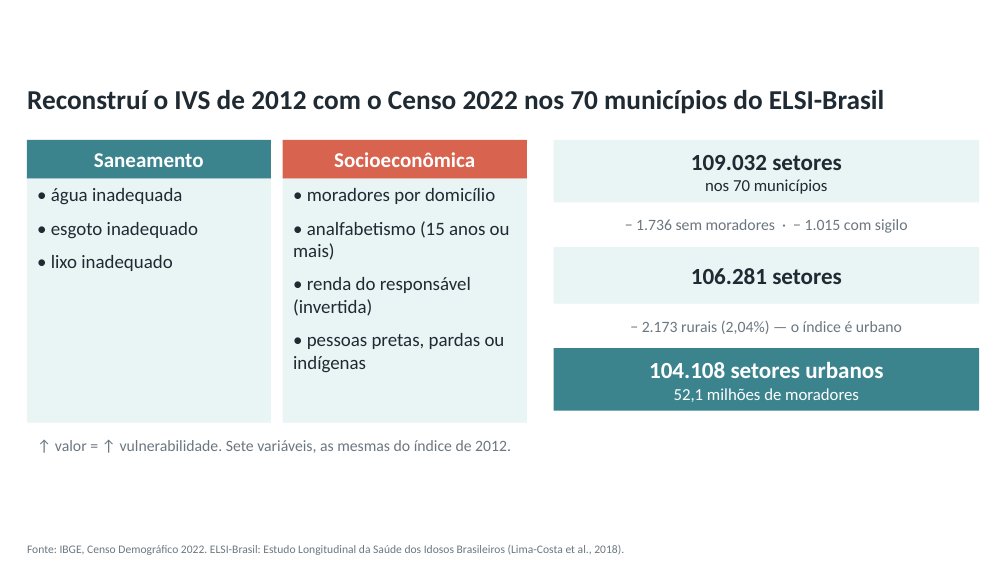
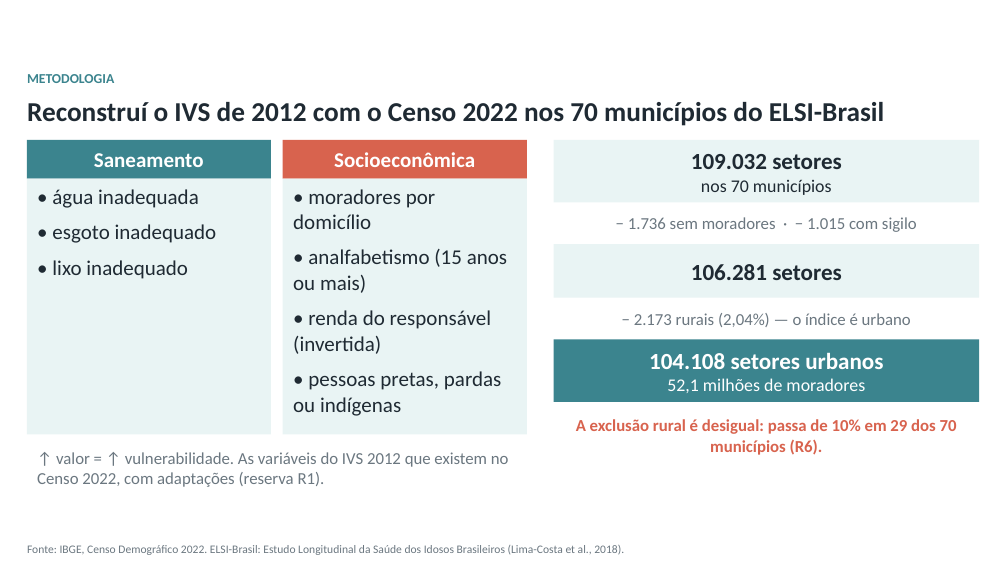
Before and after one commit to pedrinndias/Projeto_IVS_Censo, a slide deck: slide 4 of relatorio_parcial_raic/Apresentacao_Oral_RAIC_2026_Pedro.pptx. Drawn at 1008x567 pixels with LibreOffice and Linux fonts; fonts in the diff are those of the drawing; background and template pictures are left out. Boxes give left, top, right and bottom in pixels: in the first picture for what was removed or moved away, otherwise in the second. Text is boxed around its words. In the diff, an @@ line names an element or a change of style, - is before the commit and + after.

```diff
--- a/relatorio_parcial_raic/Apresentacao_Oral_RAIC_2026_Pedro.pptx
+++ b/relatorio_parcial_raic/Apresentacao_Oral_RAIC_2026_Pedro.pptx
@@ text "Reconstruí o IVS de 2012 ...": place and size @@
-text "Reconstruí o IVS de 2012 ..." at (27,90,884,114)
+text "Reconstruí o IVS de 2012 ..." at (27,102,884,126)
@@ text added at (27,74,114,83), 13 pt, text #3B848E, bold @@
+METODOLOGIA
@@ rectangle "• água inadequada": place and size @@
-rectangle "• água inadequada" at (26,178,271,423)
+rectangle "• água inadequada" at (26,178,271,435)
@@ rectangle "• água inadequada" at (26,178,271,435): size 18 to 20 pt @@
@@ rectangle "• moradores por domicílio" at (283,178,527,435): size 18 to 20 pt @@
@@ rectangle "• moradores por domicílio": place and size @@
-rectangle "• moradores por domicílio" at (283,178,527,423)
+rectangle "• moradores por domicílio" at (283,178,527,435)
@@ text in rectangle at (701,179,832,195): size 16 to 17 pt in "nos 70 municípios" @@
@@ text "− 1.736 sem moradores · ..." at (628,217,917,232): size 15 to 16 pt @@
@@ rectangle "106.281 setores": place and size @@
-rectangle "106.281 setores" at (554,247,979,304)
+rectangle "106.281 setores" at (554,244,979,298)
@@ text "− 2.173 rurais (2,04%) — ..." at (634,313,911,327): size 15 to 16 pt @@
@@ text "− 2.173 rurais (2,04%) — ...": place and size @@
-text "− 2.173 rurais (2,04%) — ..." at (642,321,902,334)
+text "− 2.173 rurais (2,04%) — ..." at (634,313,911,327)
@@ rectangle "104.108 setores urbanos": place and size @@
-rectangle "104.108 setores urbanos" at (554,349,979,411)
+rectangle "104.108 setores urbanos" at (554,340,979,402)
@@ text in rectangle at (667,378,865,393): size 16 to 17 pt in "52,1 milhões de moradores" @@
@@ text added at (576,419,957,455), 16 pt, text #D8634E, bold @@
+A exclusão rural é desigual: passa de 10% em 29 dos 70 municípios (R6).
@@ text at (37,452,509,487): text changed; size 15 to 16 pt @@
-↑ valor = ↑ vulnerabilidade. Sete variáveis, as mesmas do índice de 2012.
+↑ valor = ↑ vulnerabilidade. As variáveis do IVS 2012 que existem no Censo 2022, com adaptações (reserva R1).
```
Also in this commit, not shown: 8 other slides changed, 5 other files.
